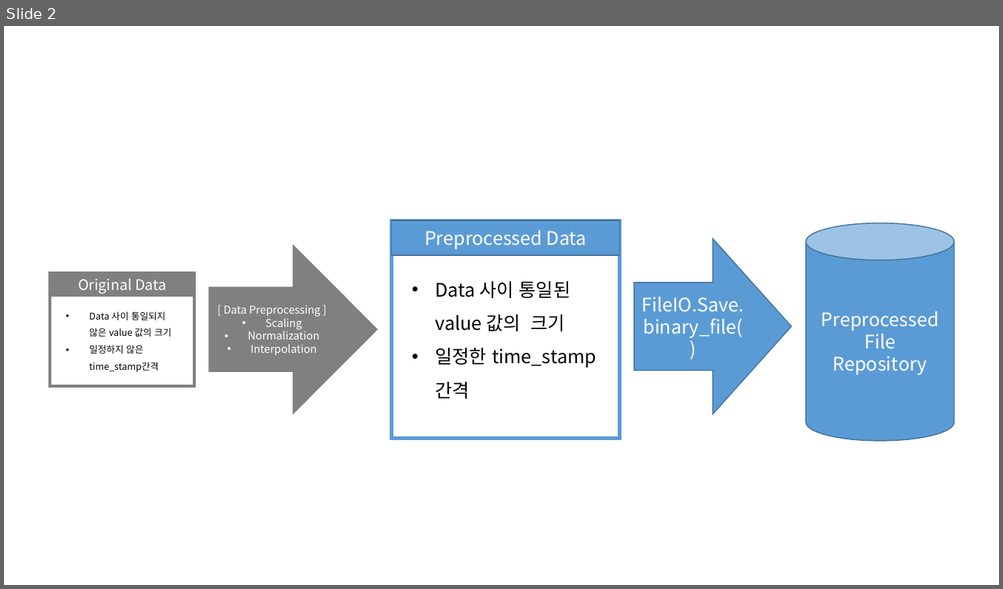
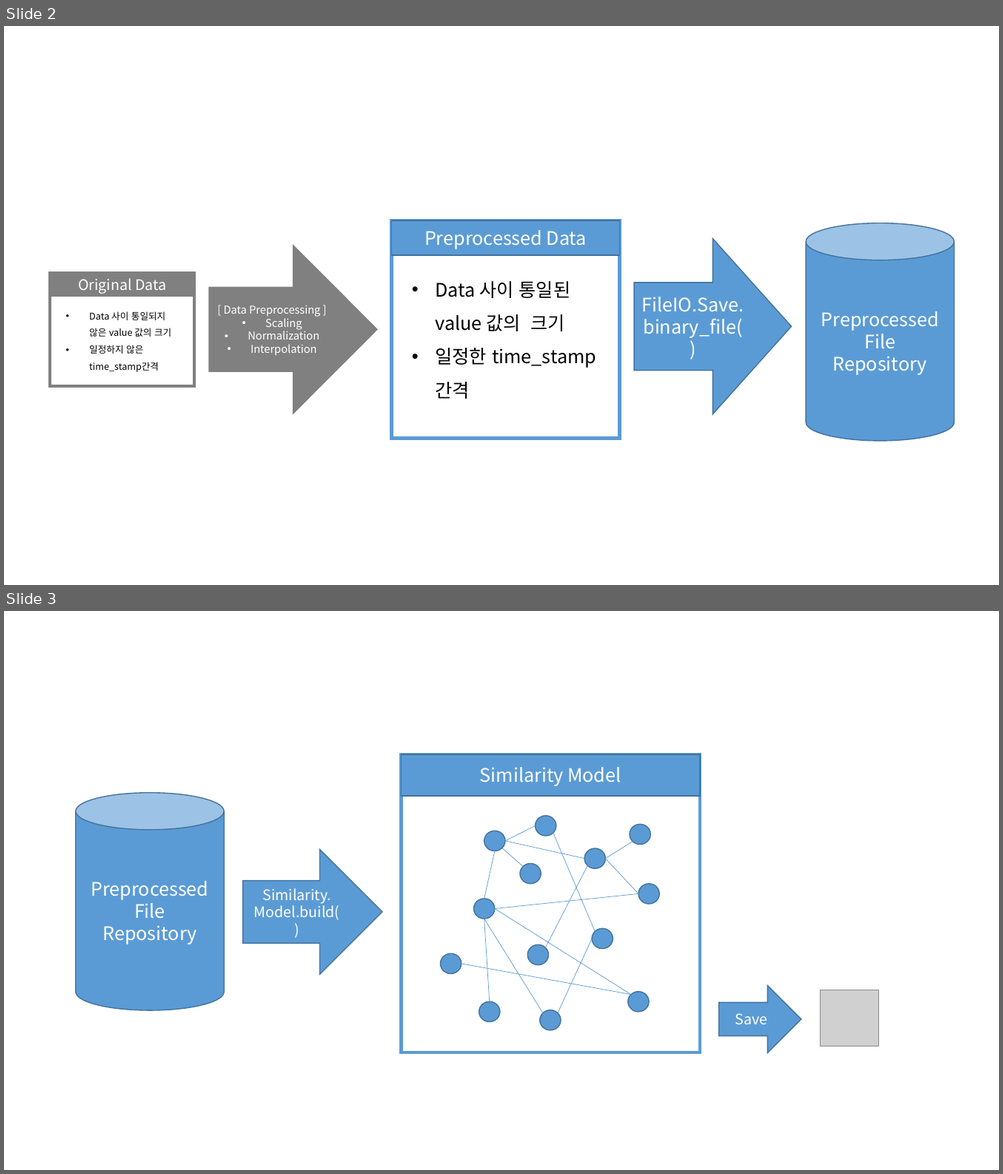
Before and after one commit to jhyun0919/EnergyData, a slide deck: docs/images/프레젠테이션1.pptx. Shown one above the other, each under a label of ours: slide 2 before the commit, slides 2 and 3 after it. The pictures are 1003x589 and 1003x1174 pixels, drawn with LibreOffice and Linux fonts; fonts in the diff are those of the drawing; grey boxes stand for pictures. Boxes give left, top, right and bottom in pixels: in the first picture for what was removed or moved away, otherwise in the second. Text is boxed around its words. In the diff, an @@ line names an element or a change of style, - is before the commit and + after.

```diff
--- a/docs/images/프레젠테이션1.pptx
+++ b/docs/images/프레젠테이션1.pptx
@@ slide 3 added at <box>4,611,999,1170</box>, background #FFFFFF @@
@@ cylinder added at <box>76,793,224,1011</box>, fill #5B9BD5, outline #43739E 1 pt, 18 pt, text #FFFFFF @@
+Preprocessed
+File
+Repository
@@ right arrow added at <box>243,850,382,975</box>, fill #5B9BD5, outline #43739E 1 pt, 14 pt, text #FFFFFF @@
+Similarity.
+Model.build( )
@@ group added at <box>401,755,700,1053</box>: 14 lines, 13 ellipses, 2 rectangles @@
+Similarity Model
@@ right arrow added at <box>719,986,801,1054</box>, fill #5B9BD5, outline #43739E 1 pt, 14 pt, text #FFFFFF @@
+Save
@@ picture added at <box>820,991,879,1047</box> @@
```
Also in this commit, not shown: 1 slide removed, 5 other files.
